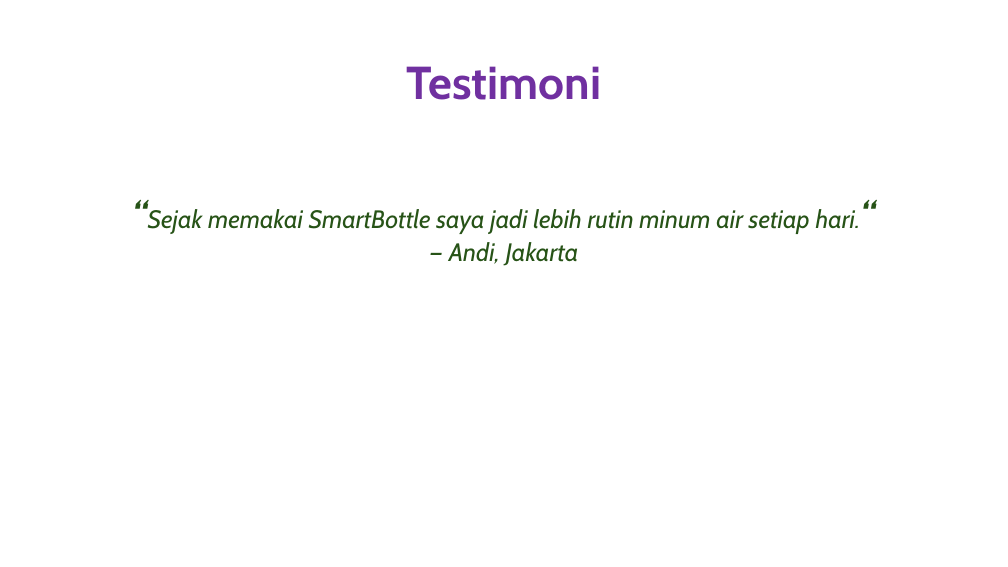
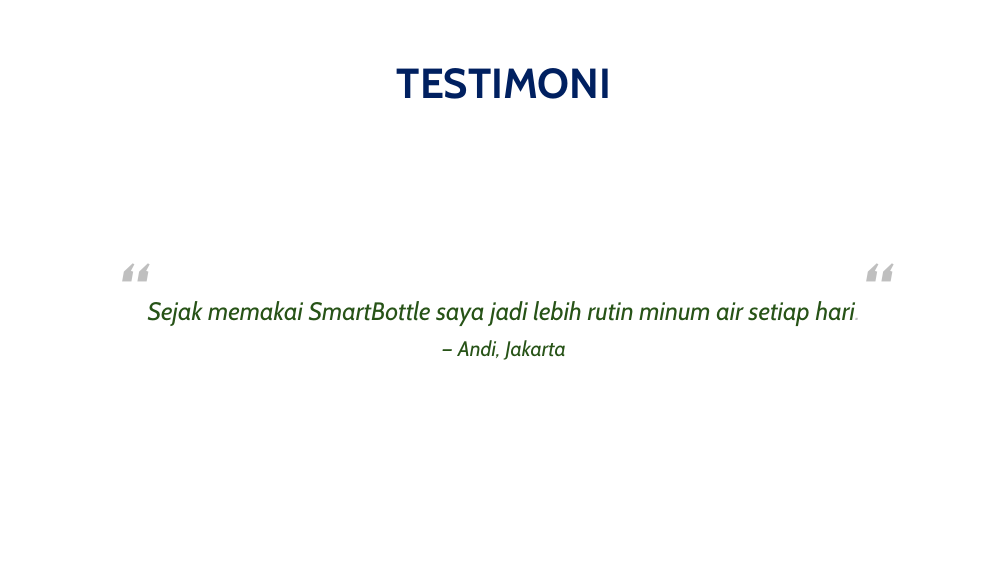
Before and after one commit to onysu/kursus, a slide deck: slide 4 of assets/files/SmartBottle.pptx. Drawn at 1008x567 pixels with LibreOffice and Linux fonts; fonts in the diff are those of the drawing. Boxes give left, top, right and bottom in pixels: in the first picture for what was removed or moved away, otherwise in the second. Text is boxed around its words. In the diff, an @@ line names an element or a change of style, - is before the commit and + after.

```diff
--- a/assets/files/SmartBottle.pptx
+++ b/assets/files/SmartBottle.pptx
@@ title at (397, 68, 611, 99): text changed; size 44 to 40 pt; text colour #7030A0 to #002060 @@
-Testimoni
+TESTIMONI
@@ text "“Sejak memakai SmartBottle saya jadi ...": place and size @@
-text "“Sejak memakai SmartBottle saya jadi ..." at (148, 209, 861, 265)
+text "“Sejak memakai SmartBottle saya jadi ..." at (148, 301, 861, 360)
@@ text "“Sejak memakai SmartBottle saya jadi ..." at (148, 301, 861, 360): size 36 to 72 pt, text colour #275417 to #BFBFBF in "“Sejak hari.“"; size 24 to 20 pt in "— Andi, Jakarta" @@
```
Also in this commit, not shown: 4 other slides changed.
